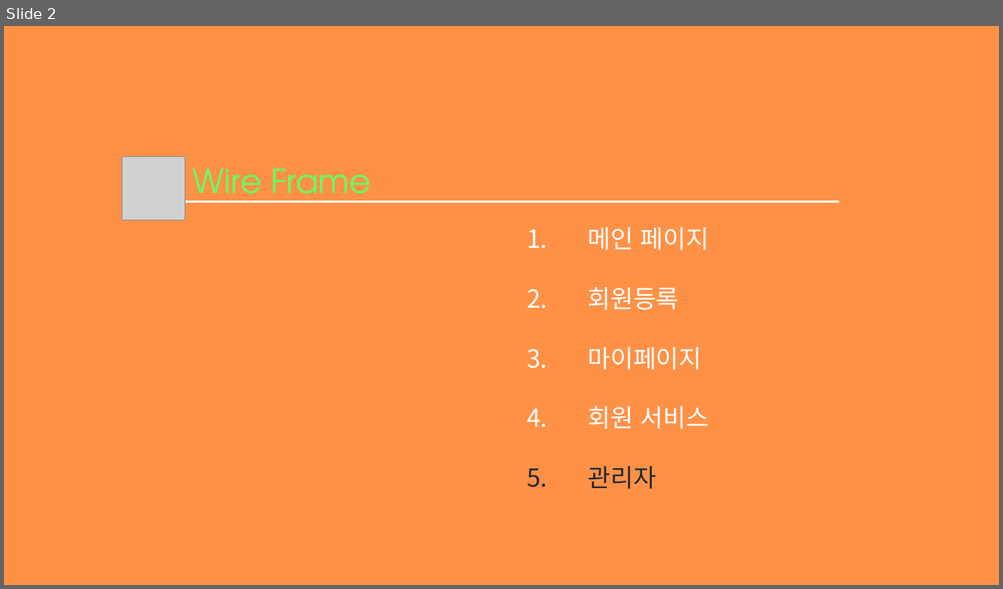
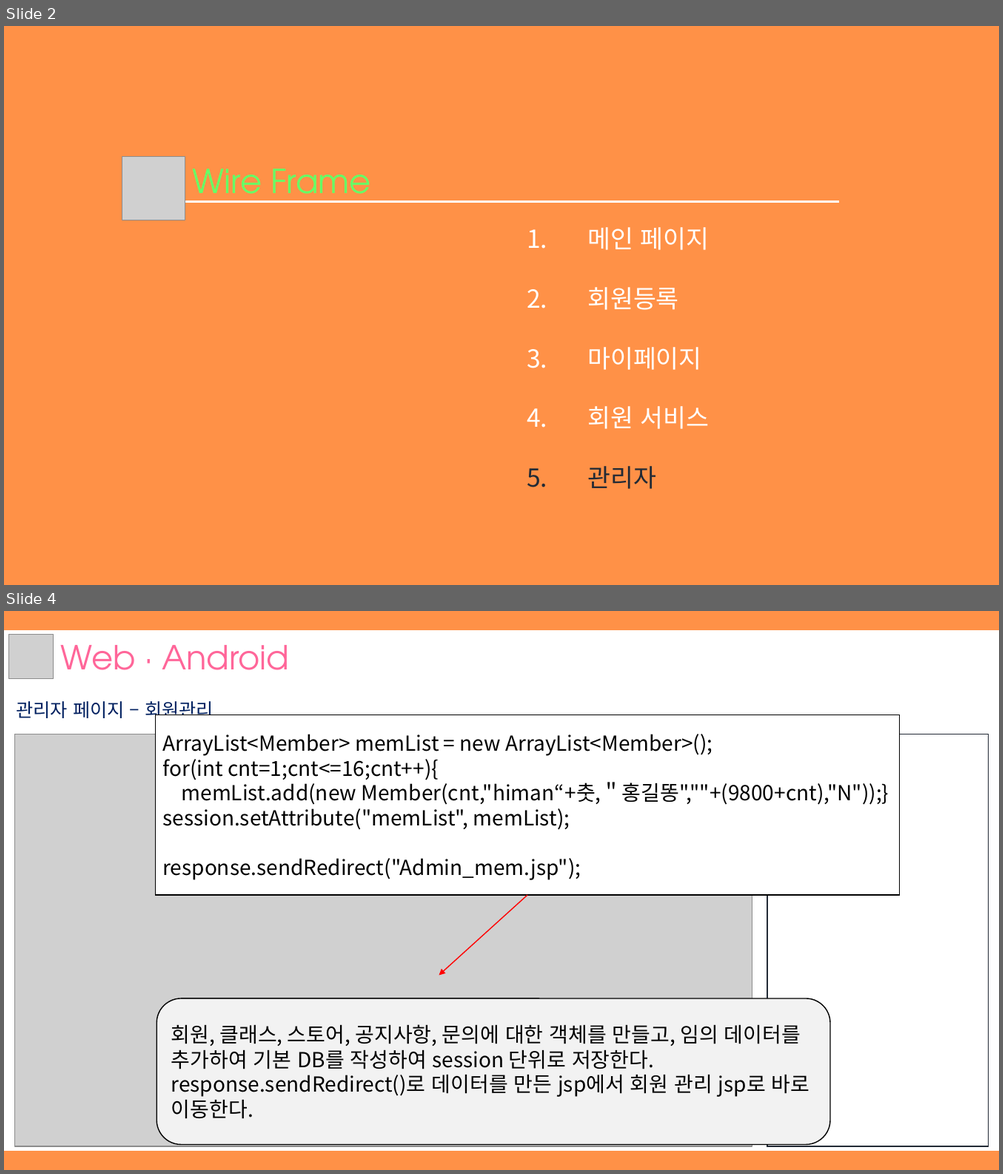
Before and after one commit to hhsw07/ezen-academy-projects, a slide deck: WebContent/hsw/3조 하비팩토리_hsw.pptx. Shown one above the other, each under a label of ours: slide 2 before the commit, slides 2 and 4 after it; the slides between them are not shown. The pictures are 1003x589 and 1003x1174 pixels, drawn with LibreOffice and Linux fonts; fonts in the diff are those of the drawing; grey boxes stand for pictures. Boxes give left, top, right and bottom in pixels: in the first picture for what was removed or moved away, otherwise in the second. Text is boxed around its words. In the diff, an @@ line names an element or a change of style, - is before the commit and + after.

```diff
--- a/WebContent/hsw/3조 하비팩토리_hsw.pptx
+++ b/WebContent/hsw/3조 하비팩토리_hsw.pptx
@@ slide 4 added at bbox=[4, 611, 999, 1170], background #FF9147 @@
@@ rectangle added at bbox=[4, 630, 999, 1150], fill #FFFFFF, outline #FFFFFF 1 pt @@
@@ picture added at bbox=[9, 635, 54, 679] @@
@@ text added at bbox=[61, 645, 289, 670], 32 pt, text #FF6699 @@
+Web · Android
@@ text added at bbox=[17, 701, 213, 722], 18 pt, text #002060 @@
+관리자 페이지 – 회원관리
@@ rectangle added at bbox=[156, 715, 899, 895], fill #FFFFFF, outline #000000 1 pt, 20 pt, text #000000 @@
+ArrayList<Member> memList = new ArrayList<Member>();
+for(int cnt=1;cnt<=16;cnt++){
+memList.add(new Member(cnt,"himan“+춧,＂홍길똥",""+(9800+cnt),"N"));}
+session.setAttribute("memList", memList);
+response.sendRedirect("Admin_mem.jsp");
@@ picture added at bbox=[14, 734, 752, 1147] @@
@@ rectangle added at bbox=[767, 734, 988, 1147], fill #FFFFFF, outline #222A35 1 pt @@
@@ arrow added from (527, 895) to (439, 976), #FF0000 1 pt @@
@@ rounded rectangle added at bbox=[157, 999, 831, 1145], fill #F2F2F2, outline #000000 1 pt, 20 pt, text #000000 @@
+회원, 클래스, 스토어, 공지사항, 문의에 대한 객체를 만들고, 임의 데이터를 추가하여 기본 DB를 작성하여 session 단위로 저장한다.
+response.sendRedirect()로 데이터를 만든 jsp에서 회원 관리 jsp로 바로 이동한다.
```
Also in this commit, not shown: 5 slides changed, 4 other slides added, 1 slide removed, 9 other files.
